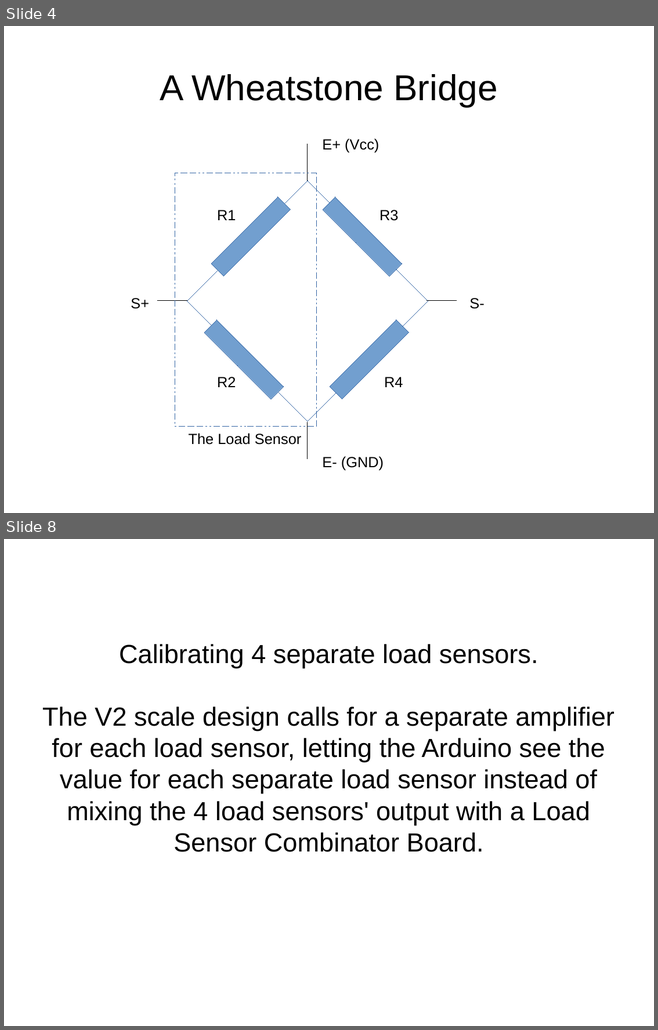
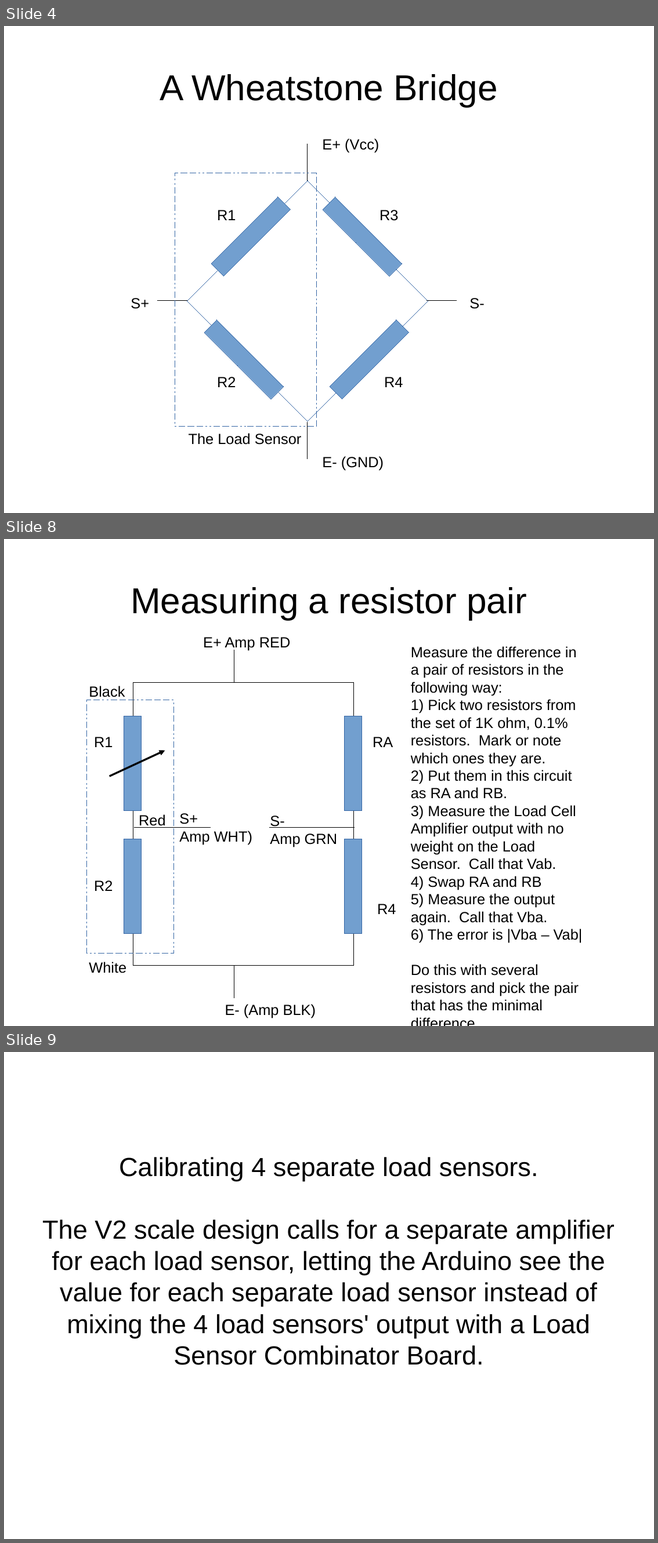
Before and after one commit to bneedhamia/CurieBLEWeightMonitor, a slide deck: ProjectMath.odp. Shown one above the other, each under a label of ours: slides 4 and 8 before the commit, slides 4, 8 and 9 after it; the slides between them are not shown. The pictures are 658x1030 and 658x1543 pixels, drawn with LibreOffice and Linux fonts; fonts in the diff are those of the drawing. Boxes give left, top, right and bottom in pixels: in the first picture for what was removed or moved away, otherwise in the second. Text is boxed around its words. In the diff, an @@ line names an element or a change of style, - is before the commit and + after.

Commit message:
Worked out the Wheatstone Bridge to connect a Load Sensor to a Load Cell Amplifier; Added a Fritzing diagram of one channel

```diff
--- a/ProjectMath.odp
+++ b/ProjectMath.odp
@@ slide 8 added at [4,539,654,1026], background #FFFFFF @@
@@ title added at [130,587,526,620], 44 pt, text #000000 @@
+Measuring a resistor pair
@@ text added at [203,637,291,650], 18 pt, text #000000 @@
+E+ Amp RED
@@ line added from (234, 650) to (234, 683), #000000 0 pt @@
@@ text added at [411,646,582,1011], 18 pt, text #000000 @@
+Measure the difference in a pair of resistors in the following way:
+1) Pick two resistors from the set of 1K ohm, 0.1% resistors. Mark or note which ones they are.
+2) Put them in this circuit as RA and RB.
+3) Measure the Load Cell Amplifier output with no weight on the Load Sensor. Call that Vab.
+4) Swap RA and RB
+5) Measure the output again. Call that Vba.
+6) The error is |Vba – Vab|
+Do this with several resistors and pick the pair that has the minimal difference.
@@ text added at [89,686,125,697], 18 pt, text #000000 @@
+Black
@@ line added from (133, 966) to (133, 683), #000000 0 pt @@
@@ line added from (133, 683) to (354, 683), #000000 0 pt @@
@@ line added from (354, 966) to (354, 683), #000000 0 pt @@
@@ rectangle added at [86,700,174,954], outline #3465A4 0 pt @@
@@ rectangle added at [123,716,141,811], fill #729FCF, outline #3465A4 0 pt @@
@@ rectangle added at [344,716,362,811], fill #729FCF, outline #3465A4 0 pt @@
@@ text added at [94,737,112,747], 18 pt, text #000000 @@
+R1
@@ text added at [372,737,393,747], 18 pt, text #000000 @@
+RA
@@ arrow added from (110, 777) to (165, 751), #000000 2.3 pt @@
@@ text added at [139,815,166,828], 18 pt, text #000000 @@
+Red
@@ text added at [179,813,252,845], 18 pt, text #000000 @@
+S+
+Amp WHT)
@@ text added at [270,816,337,847], 18 pt, text #000000 @@
+S-
+Amp GRN
@@ line added from (210, 828) to (134, 828), #000000 0 pt @@
@@ line added from (354, 828) to (269, 828), #000000 0 pt @@
@@ rectangle added at [123,839,141,934], fill #729FCF, outline #3465A4 0 pt @@
@@ rectangle added at [344,839,362,934], fill #729FCF, outline #3465A4 0 pt @@
@@ text added at [94,881,112,891], 18 pt, text #000000 @@
+R2
@@ text added at [377,904,396,914], 18 pt, text #000000 @@
+R4
@@ text added at [89,962,126,973], 18 pt, text #000000 @@
+White
@@ line added from (133, 966) to (354, 966), #000000 0 pt @@
@@ line added from (234, 966) to (234, 998), #000000 0 pt @@
@@ text added at [225,1004,315,1019], 18 pt, text #000000 @@
+E- (Amp BLK)
@@ what was slide 8 is now slide 9 @@
```
Also in this commit, not shown: 4 slides changed, 4 other files.
